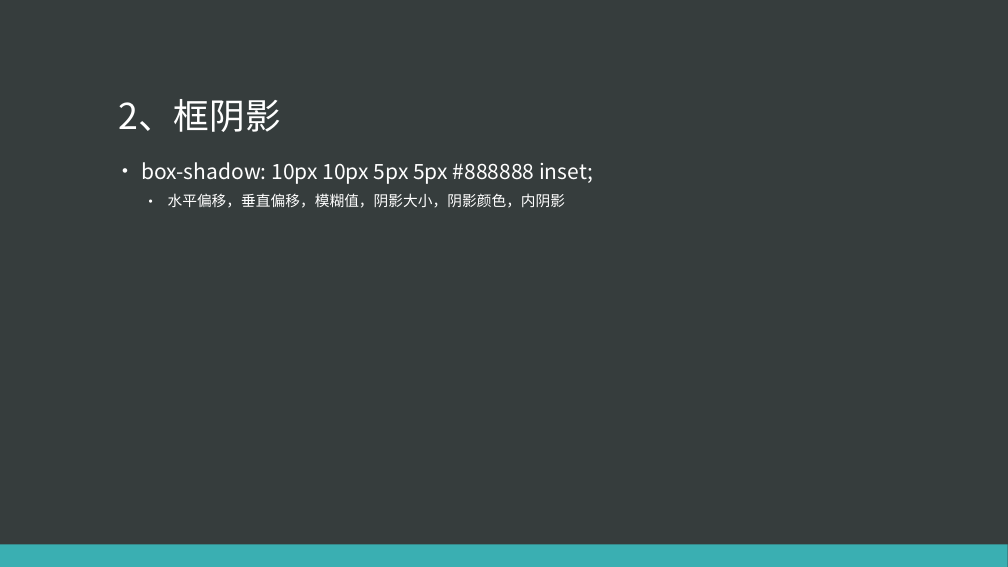
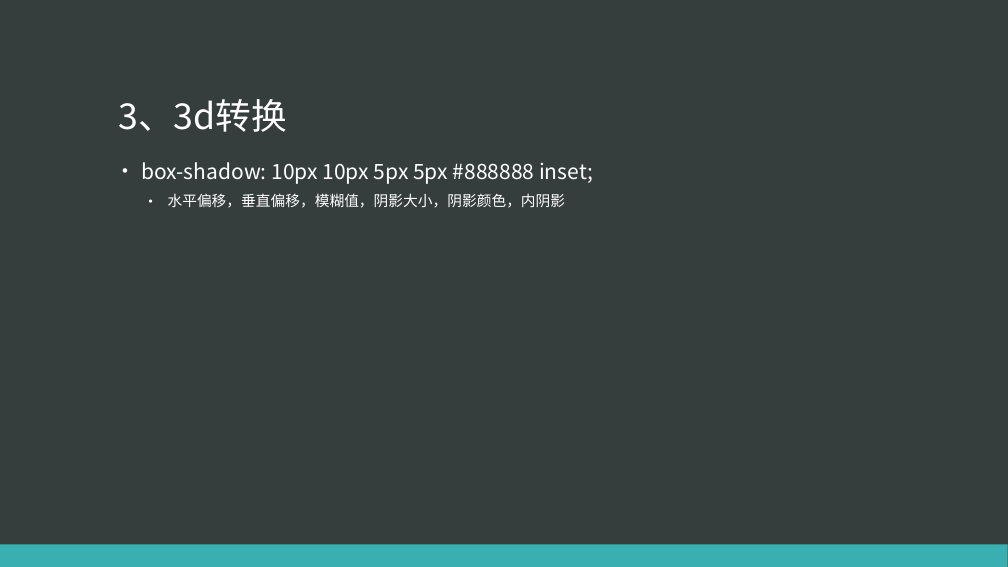
Before and after one commit to eventao/courseware, a slide deck: slide 5 of ppt/css3/css3-1.pptx. Drawn at 1008x567 pixels with LibreOffice and Linux fonts; fonts in the diff are those of the drawing. Boxes give left, top, right and bottom in pixels: in the first picture for what was removed or moved away, otherwise in the second. Text is boxed around its words. In the diff, an @@ line names an element or a change of style, - is before the commit and + after.

```diff
--- a/ppt/css3/css3-1.pptx
+++ b/ppt/css3/css3-1.pptx
@@ title at (118, 99, 287, 132): text changed @@
-2、框阴影
+3、3d转换
```
Also in this commit, not shown: 5 other slides changed, 3 slides added, 4 slides removed.
